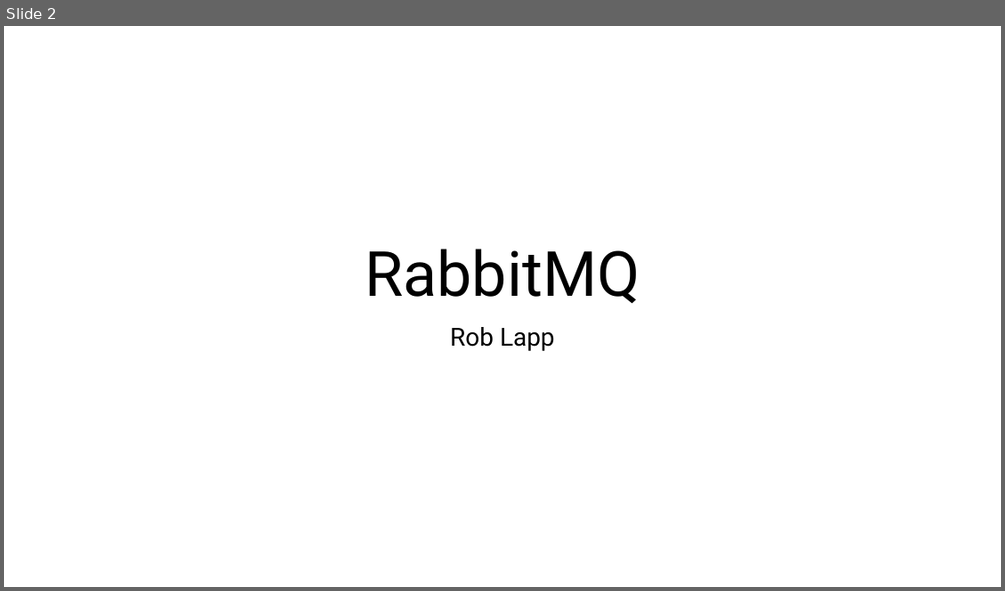
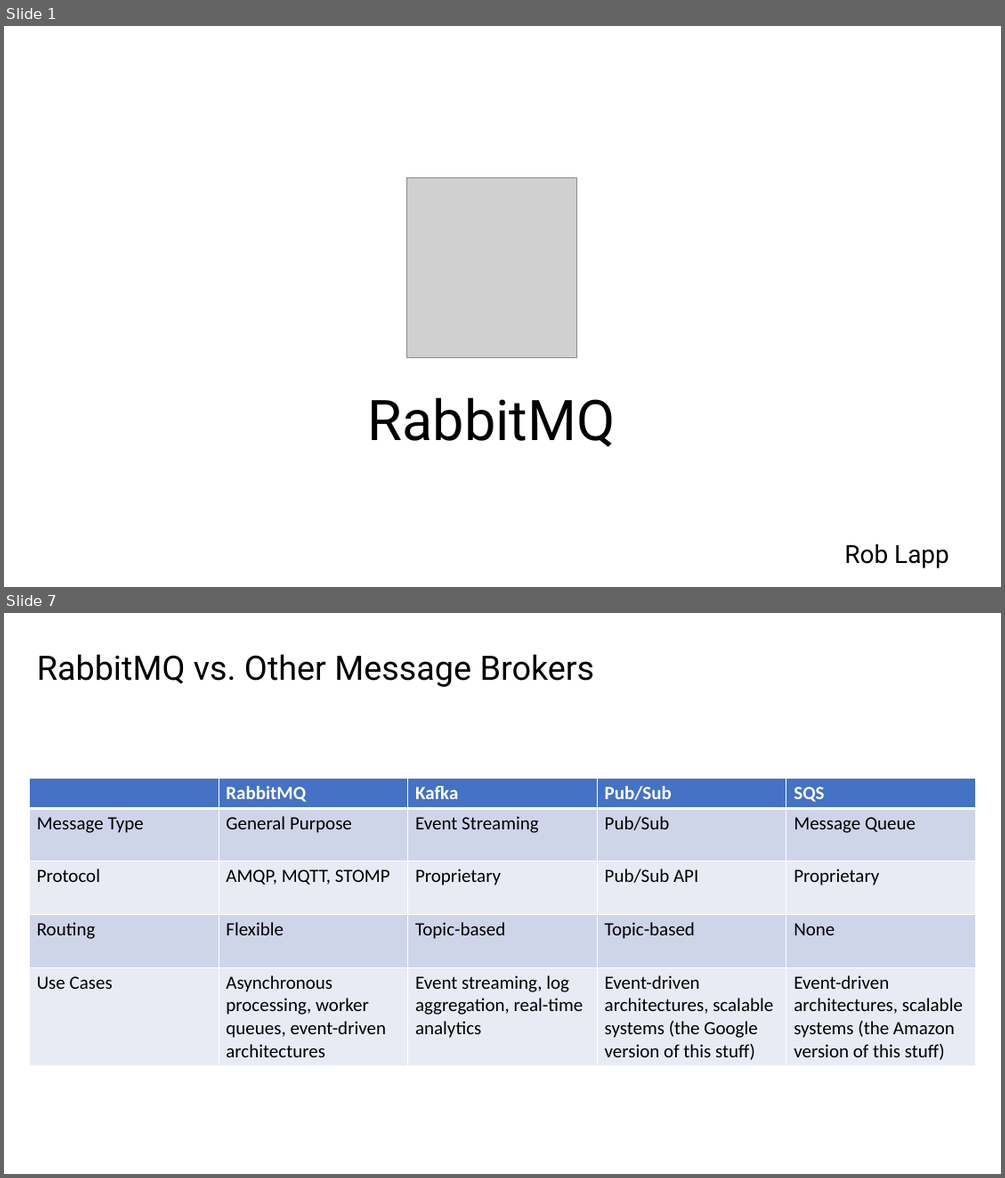
Before and after one commit to roblappcoupa/rabbitmq-presentation, a slide deck: Docs/RabbitMQ.pptx. Shown one above the other, each under a label of ours: slide 2 before the commit, slides 1 and 7 after it; the slides between them are not shown. The pictures are 1005x591 and 1005x1178 pixels, drawn with LibreOffice and Linux fonts; fonts in the diff are those of the drawing; grey boxes stand for pictures. Boxes give left, top, right and bottom in pixels: in the first picture for what was removed or moved away, otherwise in the second. Text is boxed around its words. In the diff, an @@ line names an element or a change of style, - is before the commit and + after.

```diff
--- a/Docs/RabbitMQ.pptx
+++ b/Docs/RabbitMQ.pptx
@@ slide 7 added at box(4, 613, 1001, 1174), background #FFFFFF @@
@@ title added at box(37, 654, 595, 687), 32.4 pt, text #000000 @@
+RabbitMQ vs. Other Message Brokers
@@ table added at box(30, 778, 975, 1064), 5 rows, 5 columns @@
+ | RabbitMQ | Kafka | Pub/Sub | SQS
+Message Type | General Purpose | Event Streaming | Pub/Sub | Message Queue
+Protocol | AMQP, MQTT, STOMP | Proprietary | Pub/Sub API | Proprietary
+Routing | Flexible | Topic-based | Topic-based | None
+Use Cases | Asynchronous processing, worker queues, event-driven architectures | Event streaming, log aggregation, real-time analytics | Event-driven architectures, scalable systems (the Google version of this stuff) | Event-driven architectures, scalable systems (the Amazon version of this stuff)
@@ what was slide 2 is now slide 1 @@
@@ slide 1 changed as well @@
@@ picture added at box(407, 178, 577, 358) @@
@@ title "RabbitMQ": place and size @@
-title "RabbitMQ" at box(364, 248, 639, 304)
+title "RabbitMQ" at box(368, 397, 615, 447)
@@ title "RabbitMQ" at box(368, 397, 615, 447): size 60 to 54 pt @@
@@ subtitle "Rob Lapp": place and size @@
-subtitle "Rob Lapp" at box(450, 327, 555, 351)
+subtitle "Rob Lapp" at box(844, 544, 949, 568)
```
Also in this commit, not shown: 5 other slides changed, 19 other slides added, 19 slides removed, 9 other files.
